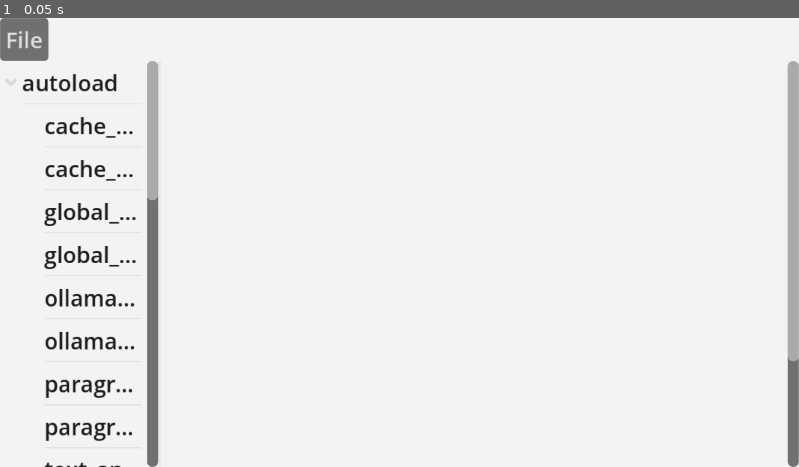
Above: before the commit, frame 1.
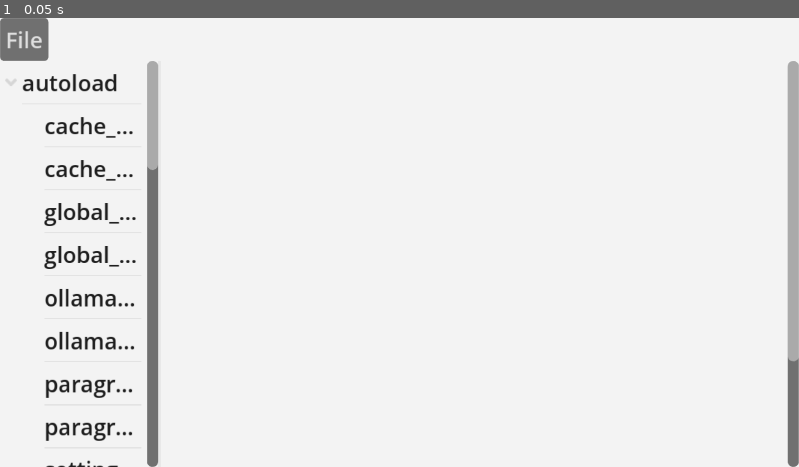
Above: after the commit, the same moment.

Repository: olafjanssen/snorfeld
Game: Godot game, scene res://scenes/editor.tscn
Same seed, same stepped clock (60 frames per second), same inputs: the game is played once before the commit and once after it.
Inputs:
- Up to frame 1 (0.05 s): no input

The runs differ from the first frame. In frame 1, 0.1% of the frame differs, in the area x 5-20%, y 33-100%.

Commit message:
Added settings menu, but still looks terrible

Diff:
--- a/autoload/cache_manager.gd
+++ b/autoload/cache_manager.gd
@@ -15,11 +15,6 @@
 
 func _on_folder_opened(path: String) -> void:
 	print("[CacheManager] Folder opened: %s" % path)
-	current_cache_path = path.path_join(CACHE_DIR_NAME)
-
-	# Clear existing cache for testing purposes and create new folder
-	clear_cache()
-
 	current_cache_path = path.path_join(CACHE_DIR_NAME)
 	print("[CacheManager] Cache path set to: %s" % current_cache_path)
 	create_folder(current_cache_path)
--- a/autoload/global_signals.gd
+++ b/autoload/global_signals.gd
@@ -5,3 +5,5 @@
 signal file_selected(path: String)
 signal request_open_folder
 signal file_scanned(path: String, paragraphs: Array)
+signal open_settings
+signal settings_closed
--- a/autoload/ollama_client.gd
+++ b/autoload/ollama_client.gd
@@ -6,10 +6,7 @@
 ##   var json_response = await OllamaClient.generate_json("llama3", "Tell me a joke")
 ##   var running = await OllamaClient.is_ollama_running()
 
-## Default Ollama API endpoint
-const DEFAULT_ENDPOINT: String = "http://localhost:11434/api/generate"
-## Endpoint to check if Ollama is running
-const CHECK_ENDPOINT: String = "http://localhost:11434/api/tags"
+
 
 ## HTTP request node
 var http_request: HTTPRequest
@@ -28,8 +25,18 @@
 
 ## Generate text from a model with a given prompt
 func generate(model: String, prompt: String, options: Dictionary = {}) -> Dictionary:
+	# Use model from settings if not provided
+	if model == "" or model == null:
+		model = SettingsManager.get_llm_model()
+
+	# Merge options with defaults from settings
+	if not options.has("temperature"):
+		options["temperature"] = SettingsManager.get_llm_temperature()
+	if not options.has("max_tokens"):
+		options["max_tokens"] = SettingsManager.get_llm_max_tokens()
+
 	var request_body: Dictionary = _build_request_body(model, prompt, options)
-	return await _make_api_request(DEFAULT_ENDPOINT, request_body, "generate")
+	return await _make_api_request(SettingsManager.get_llm_endpoint(), request_body, "generate")
 
 ## Generate JSON response from a model
 ## Sets format to "json" in the request options
@@ -136,14 +143,14 @@
 	current_request_type = "check"
 	var headers: PackedStringArray = []
 
-	var request_err: int = http_request.request(CHECK_ENDPOINT, headers, HTTPClient.METHOD_GET, "")
+	var request_err: int = http_request.request(SettingsManager.get_llm_check_endpoint(), headers, HTTPClient.METHOD_GET, "")
 
 	if request_err != OK:
 		print("[OllamaClient] ERROR: Failed to send check request, error code: %d" % request_err)
 		current_request_type = ""
 		return false
 
-	print("[OllamaClient] Check request sent to %s, waiting for response..." % CHECK_ENDPOINT)
+	print("[OllamaClient] Check request sent to %s, waiting for response..." % SettingsManager.get_llm_check_endpoint())
 	var running: bool = await check_complete
 	print("[OllamaClient] Ollama running: %s" % running)
 	current_request_type = ""
--- /dev/null
+++ b/autoload/settings_handler.gd
@@ -0,0 +1,25 @@
+extends Node
+# SettingsHandler - Manages the settings panel instance
+
+const SettingsPanelScene = preload("res://scenes/settings/settings_panel.tscn")
+
+var settings_panel: Window
+
+
+func _ready() -> void:
+	GlobalSignals.open_settings.connect(_on_open_settings)
+	GlobalSignals.settings_closed.connect(_on_settings_closed)
+
+
+func _on_open_settings() -> void:
+	if settings_panel:
+		settings_panel.queue_free()
+	settings_panel = SettingsPanelScene.instantiate()
+	get_tree().root.add_child(settings_panel)
+	settings_panel.popup_centered()
+
+
+func _on_settings_closed() -> void:
+	if settings_panel:
+		settings_panel.queue_free()
+		settings_panel = null
--- /dev/null
+++ b/autoload/settings_manager.gd
@@ -0,0 +1,106 @@
+extends Node
+# SettingsManager - Manages application configuration
+
+const CONFIG_FILE := "user://settings.cfg"
+
+# Default settings
+const DEFAULT_LLM_ENDPOINT := "http://localhost:11434/api/generate"
+const DEFAULT_LLM_CHECK_ENDPOINT := "http://localhost:11434/api/tags"
+const DEFAULT_LLM_MODEL := "qwen3.5:9b"
+const DEFAULT_LLM_TEMPERATURE := 0.3
+const DEFAULT_LLM_MAX_TOKENS := 512
+
+# Cached values
+var _llm_endpoint: String
+var _llm_check_endpoint: String
+var _llm_model: String
+var _llm_temperature: float
+var _llm_max_tokens: int
+
+func _ready() -> void:
+	load_settings()
+
+
+# Load settings from config file
+func load_settings() -> void:
+	var config := ConfigFile.new()
+	var err := config.load(CONFIG_FILE)
+
+	if err == OK:
+		_llm_endpoint = config.get_value("llm", "endpoint", DEFAULT_LLM_ENDPOINT)
+		_llm_check_endpoint = config.get_value("llm", "check_endpoint", DEFAULT_LLM_CHECK_ENDPOINT)
+		_llm_model = config.get_value("llm", "model", DEFAULT_LLM_MODEL)
+		_llm_temperature = config.get_value("llm", "temperature", DEFAULT_LLM_TEMPERATURE)
+		_llm_max_tokens = config.get_value("llm", "max_tokens", DEFAULT_LLM_MAX_TOKENS)
+		print("[SettingsManager] Loaded settings from config")
+	else:
+		# Use defaults
+		_llm_endpoint = DEFAULT_LLM_ENDPOINT
+		_llm_check_endpoint = DEFAULT_LLM_CHECK_ENDPOINT
+		_llm_model = DEFAULT_LLM_MODEL
+		_llm_temperature = DEFAULT_LLM_TEMPERATURE
+		_llm_max_tokens = DEFAULT_LLM_MAX_TOKENS
+		print("[SettingsManager] Config file not found, using defaults")
+
+
+# Save all settings to config file
+func save_settings() -> void:
+	var config := ConfigFile.new()
+
+	config.set_value("llm", "endpoint", _llm_endpoint)
+	config.set_value("llm", "check_endpoint", _llm_check_endpoint)
+	config.set_value("llm", "model", _llm_model)
+	config.set_value("llm", "temperature", _llm_temperature)
+	config.set_value("llm", "max_tokens", _llm_max_tokens)
+
+	var err := config.save(CONFIG_FILE)
+	if err == OK:
+		print("[SettingsManager] Settings saved successfully")
+	else:
+		push_error("[SettingsManager] Failed to save settings")
+
+
+# LLM-specific helpers
+func get_llm_endpoint() -> String:
+	return _llm_endpoint
+
+
+func get_llm_check_endpoint() -> String:
+	return _llm_check_endpoint
+
+
+func get_llm_model() -> String:
+	return _llm_model
+
+
+func get_llm_temperature() -> float:
+	return _llm_temperature
+
+
+func get_llm_max_tokens() -> int:
+	return _llm_max_tokens
+
+
+func set_llm_endpoint(endpoint: String) -> void:
+	_llm_endpoint = endpoint
+	save_settings()
+
+
+func set_llm_check_endpoint(endpoint: String) -> void:
+	_llm_check_endpoint = endpoint
+	save_settings()
+
+
+func set_llm_model(model: String) -> void:
+	_llm_model = model
+	save_settings()
+
+
+func set_llm_temperature(temperature: float) -> void:
+	_llm_temperature = temperature
+	save_settings()
+
+
+func set_llm_max_tokens(max_tokens: int) -> void:
+	_llm_max_tokens = max_tokens
+	save_settings()
--- a/autoload/text_analyzer.gd
+++ b/autoload/text_analyzer.gd
@@ -21,12 +21,13 @@
 """ % paragraph
 
 	print("[TextAnalyzer] Sending prompt to Ollama (length: %d chars)" % prompt.length())
-	var llm_response = await OllamaClient.generate_json("qwen3.5:9b", prompt, {"temperature": 0.3, "max_tokens": 4096})
+	var options := {"temperature": SettingsManager.get_llm_temperature(), "max_tokens": SettingsManager.get_llm_max_tokens()}
+	var llm_response = await OllamaClient.generate_json(SettingsManager.get_llm_model(), prompt, options)
 	print("[TextAnalyzer] Received Ollama response")
 
 	var corrected_text := paragraph
 	var explanation := ""
-	var model := "qwen3.5:9b"
+	var model := SettingsManager.get_llm_model()
 
 	if llm_response.get("parsed_json", null) != null:
 		# The OllamaClient.generate_json already parsed the JSON for us
--- a/project.godot
+++ b/project.godot
@@ -15,18 +15,21 @@
 config/features=PackedStringArray("4.6", "Forward Plus")
 config/icon="res://icon.svg"
 
-[display]
-
-window/stretch/aspect="expand"
-window/stretch/scale_mode="integer"
-
 [autoload]
 
 GlobalSignals="*res://autoload/global_signals.gd"
 CacheManager="*res://autoload/cache_manager.gd"
+OllamaClient="*res://autoload/ollama_client.gd"
 ParagraphCache="*res://autoload/paragraph_cache.gd"
 TextAnalyzer="*res://autoload/text_analyzer.gd"
-OllamaClient="*res://autoload/ollama_client.gd"
+SettingsManager="*res://autoload/settings_manager.gd"
+SettingsHandler="*res://autoload/settings_handler.gd"
+
+[display]
+
+window/subwindows/embed_subwindows=false
+window/stretch/aspect="expand"
+window/stretch/scale_mode="integer"
 
 [dotnet]
 
--- a/scenes/editor.gd
+++ b/scenes/editor.gd
@@ -1,5 +1,6 @@
 extends Control
 
 func _ready():
+	Window.get_focused_window().set_content_scale_factor(2.0)
 	await get_tree().process_frame
 	$HSplitContainer.offset_top = $MenuBar.size.y
--- a/scenes/editor.tscn
+++ b/scenes/editor.tscn
@@ -34,6 +34,8 @@
 theme = ExtResource("4")
 script = ExtResource("2")
 
+
+
 [node name="HSplitContainer" type="HSplitContainer" parent="." unique_id=1412264399]
 layout_mode = 0
 anchor_right = 1.0
--- a/scenes/file_menu.gd
+++ b/scenes/file_menu.gd
@@ -1,15 +1,21 @@
 extends PopupMenu
 
 const OPEN_FOLDER_ID: int = 0
+const SETTINGS_ID: int = 2
 
 func _ready():
 	add_item("Open Folder...", OPEN_FOLDER_ID)
 	add_separator()
+	add_item("Settings...", SETTINGS_ID)
+	add_separator()
 	add_item("Quit", 1)
 	id_pressed.connect(_on_item_pressed)
+
 
 func _on_item_pressed(id: int):
 	if id == OPEN_FOLDER_ID:
 		GlobalSignals.request_open_folder.emit()
+	elif id == SETTINGS_ID:
+		GlobalSignals.open_settings.emit()
 	elif id == 1:
 		get_tree().quit()
--- /dev/null
+++ b/scenes/settings/settings_panel.gd
@@ -0,0 +1,35 @@
+extends Window
+
+func _ready() -> void:
+	Window.get_focused_window().set_content_scale_factor(2.0)
+	load_llm_settings()
+	$VBoxContainer/CloseButton.pressed.connect(_on_close_pressed)
+	close_requested.connect(_on_close_requested)
+
+
+func load_llm_settings() -> void:
+	$VBoxContainer/EndpointLineEdit.text = SettingsManager.get_llm_endpoint()
+	$VBoxContainer/CheckEndpointLineEdit.text = SettingsManager.get_llm_check_endpoint()
+	$VBoxContainer/ModelLineEdit.text = SettingsManager.get_llm_model()
+	$VBoxContainer/TemperatureSpinBox.value = SettingsManager.get_llm_temperature()
+	$VBoxContainer/MaxTokensSpinBox.value = SettingsManager.get_llm_max_tokens()
+
+
+func save_llm_settings() -> void:
+	SettingsManager.set_llm_endpoint($VBoxContainer/EndpointLineEdit.text)
+	SettingsManager.set_llm_check_endpoint($VBoxContainer/CheckEndpointLineEdit.text)
+	SettingsManager.set_llm_model($VBoxContainer/ModelLineEdit.text)
+	SettingsManager.set_llm_temperature($VBoxContainer/TemperatureSpinBox.value)
+	SettingsManager.set_llm_max_tokens(int($VBoxContainer/MaxTokensSpinBox.value))
+
+
+func _on_close_pressed() -> void:
+	save_llm_settings()
+	GlobalSignals.settings_closed.emit()
+	queue_free()
+
+
+func _on_close_requested() -> void:
+	save_llm_settings()
+	GlobalSignals.settings_closed.emit()
+	queue_free()
--- /dev/null
+++ b/scenes/settings/settings_panel.tscn
@@ -0,0 +1,78 @@
+[gd_scene format=3 uid="uid://settings_panel"]
+
+[ext_resource type="Script" uid="uid://settings_panel_script" path="res://scenes/settings/settings_panel.gd" id="0"]
+[ext_resource type="Theme" uid="uid://o8gx2nmawf21" path="res://themes/light_theme.tres" id="1"]
+
+[node name="SettingsPanel" type="Window"]
+title = "Settings"
+script = ExtResource("0")
+theme = ExtResource("1")
+size = Vector2i(400, 500)
+min_size = Vector2i(400, 300)
+
+[node name="VBoxContainer" type="VBoxContainer" parent="."]
+theme = ExtResource("1")
+size_flags_vertical = 3
+
+[node name="TitleLabel" type="Label" parent="VBoxContainer"]
+text = "LLM Settings"
+theme = ExtResource("1")
+
+[node name="HSeparator" type="HSeparator" parent="VBoxContainer"]
+theme = ExtResource("1")
+
+[node name="EndpointLabel" type="Label" parent="VBoxContainer"]
+text = "API Endpoint:"
+theme = ExtResource("1")
+
+[node name="EndpointLineEdit" type="LineEdit" parent="VBoxContainer"]
+placeholder_text = "http://localhost:11434/api/generate"
+theme = ExtResource("1")
+size_flags_horizontal = 3
+
+[node name="CheckEndpointLabel" type="Label" parent="VBoxContainer"]
+text = "Check Endpoint:"
+theme = ExtResource("1")
+
+[node name="CheckEndpointLineEdit" type="LineEdit" parent="VBoxContainer"]
+placeholder_text = "http://localhost:11434/api/tags"
+theme = ExtResource("1")
+size_flags_horizontal = 3
+
+[node name="ModelLabel" type="Label" parent="VBoxContainer"]
+text = "Model:"
+theme = ExtResource("1")
+
+[node name="ModelLineEdit" type="LineEdit" parent="VBoxContainer"]
+placeholder_text = "qwen3.5:9b"
+theme = ExtResource("1")
+size_flags_horizontal = 3
+
+[node name="TemperatureLabel" type="Label" parent="VBoxContainer"]
+text = "Temperature:"
+theme = ExtResource("1")
+
+[node name="TemperatureSpinBox" type="SpinBox" parent="VBoxContainer"]
+min_value = 0.0
+max_value = 2.0
+step = 0.1
+value = 0.3
+theme = ExtResource("1")
+
+[node name="MaxTokensLabel" type="Label" parent="VBoxContainer"]
+text = "Max Tokens:"
+theme = ExtResource("1")
+
+[node name="MaxTokensSpinBox" type="SpinBox" parent="VBoxContainer"]
+min_value = 1
+max_value = 4096
+step = 1
+value = 512
+theme = ExtResource("1")
+
+[node name="HSeparator2" type="HSeparator" parent="VBoxContainer"]
+theme = ExtResource("1")
+
+[node name="CloseButton" type="Button" parent="VBoxContainer"]
+text = "Close"
+theme = ExtResource("1")
Not shown, added: autoload/settings_handler.gd.uid
Not shown, added: autoload/settings_manager.gd.uid
Not shown, added: scenes/file_menu.gd.uid
Not shown, added: scenes/settings/settings_panel.gd.uid
